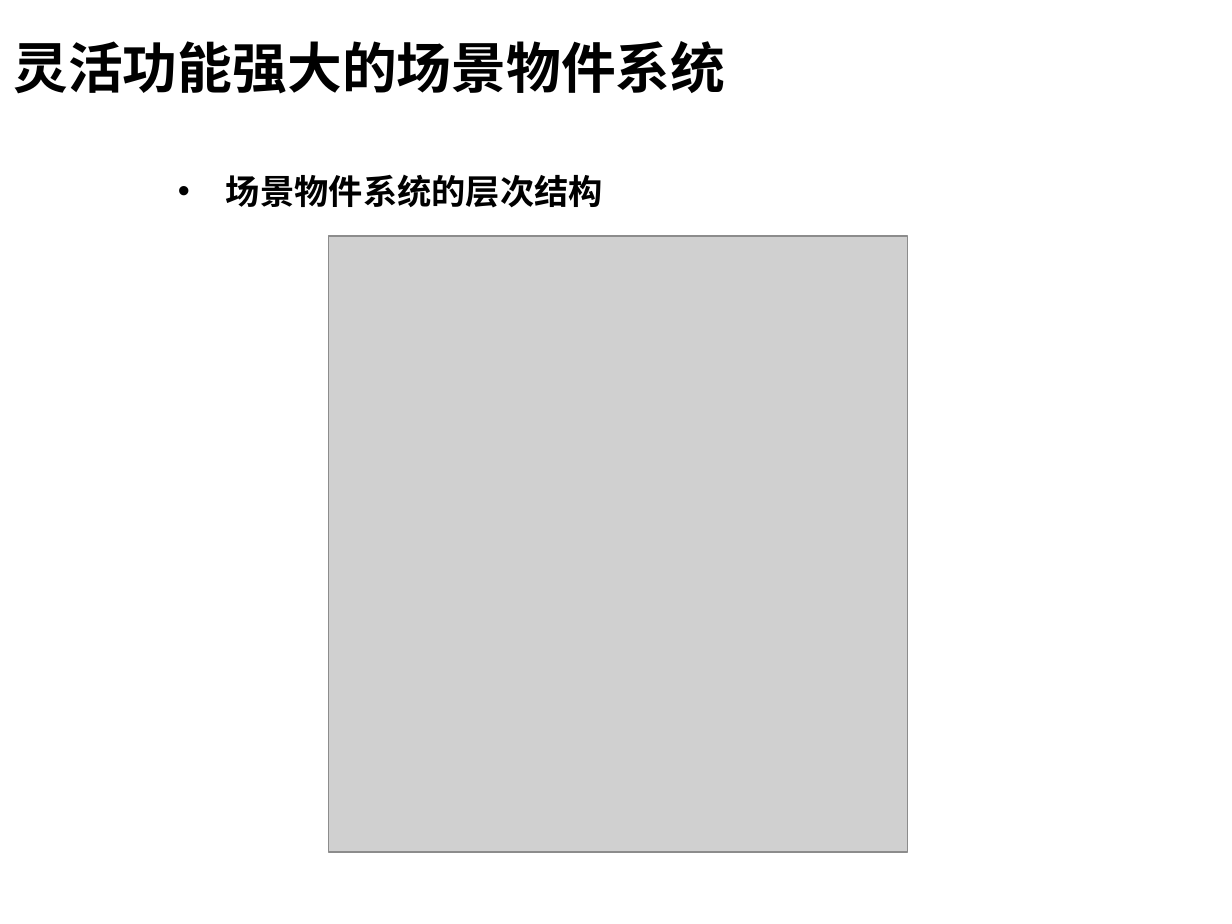
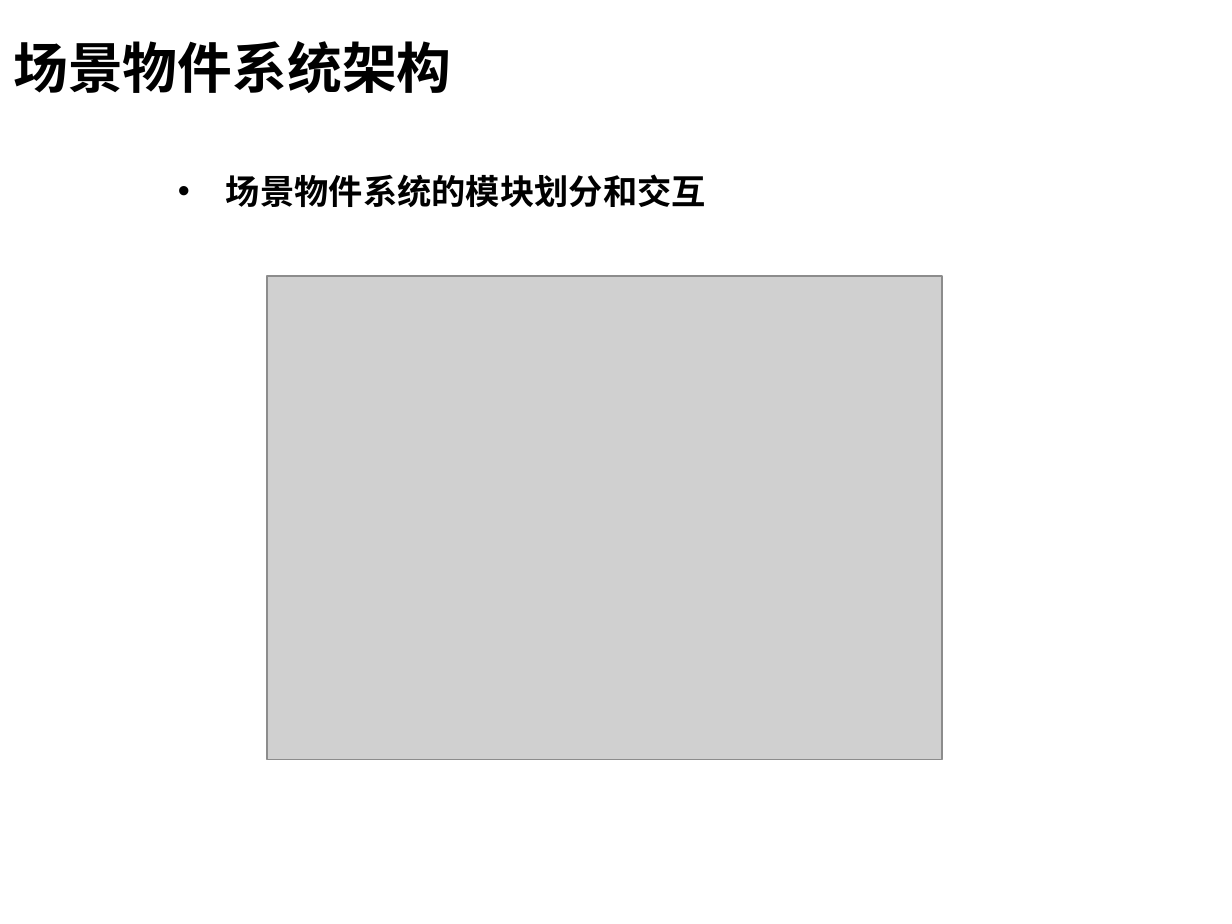
Before and after one commit to henryfung01/StreetFighter, a slide deck: slide 10 of Doc/whitebai.pptx (slide 14 before the commit). Drawn at 1232x924 pixels with LibreOffice and Linux fonts; fonts in the diff are those of the drawing; grey boxes stand for pictures; background and template pictures are left out. Boxes give left, top, right and bottom in pixels: in the first picture for what was removed or moved away, otherwise in the second. Text is boxed around its words. In the diff, an @@ line names an element or a change of style, - is before the commit and + after.

```diff
--- a/Doc/whitebai.pptx
+++ b/Doc/whitebai.pptx
@@ title at box(13, 41, 451, 93): text changed @@
-灵活功能强大的场景物件系统
+场景物件系统架构
@@ text at box(226, 174, 706, 207): text changed @@
-  • 场景物件系统的层次结构
+  • 场景物件系统的模块划分和交互
@@ picture: place and size @@
-picture at box(329, 237, 908, 853)
+picture at box(267, 276, 942, 760)
```
Also in this commit, not shown: 10 other slides changed, 14 slides added, 7 slides removed, 7 other files.
